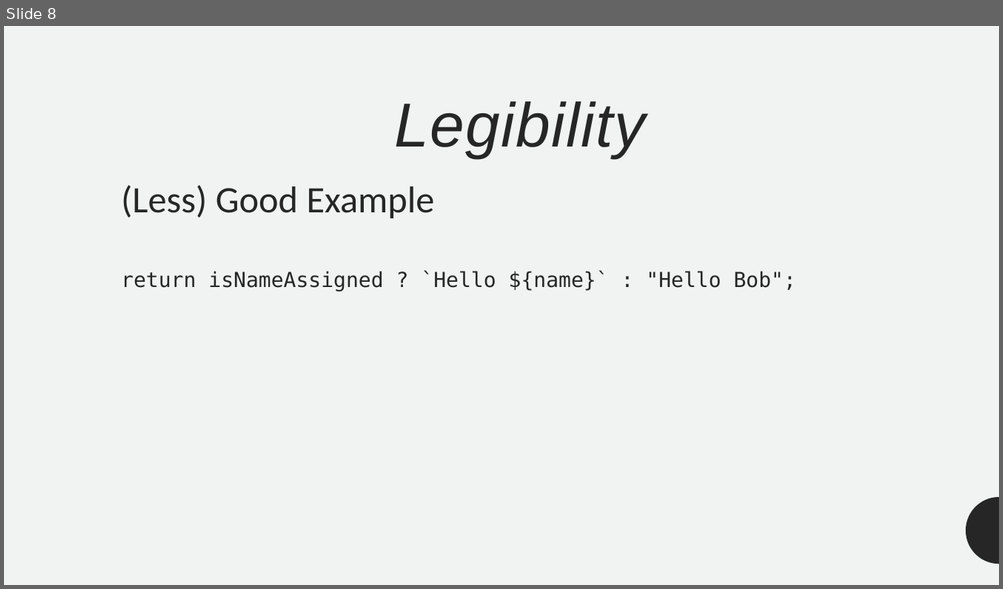
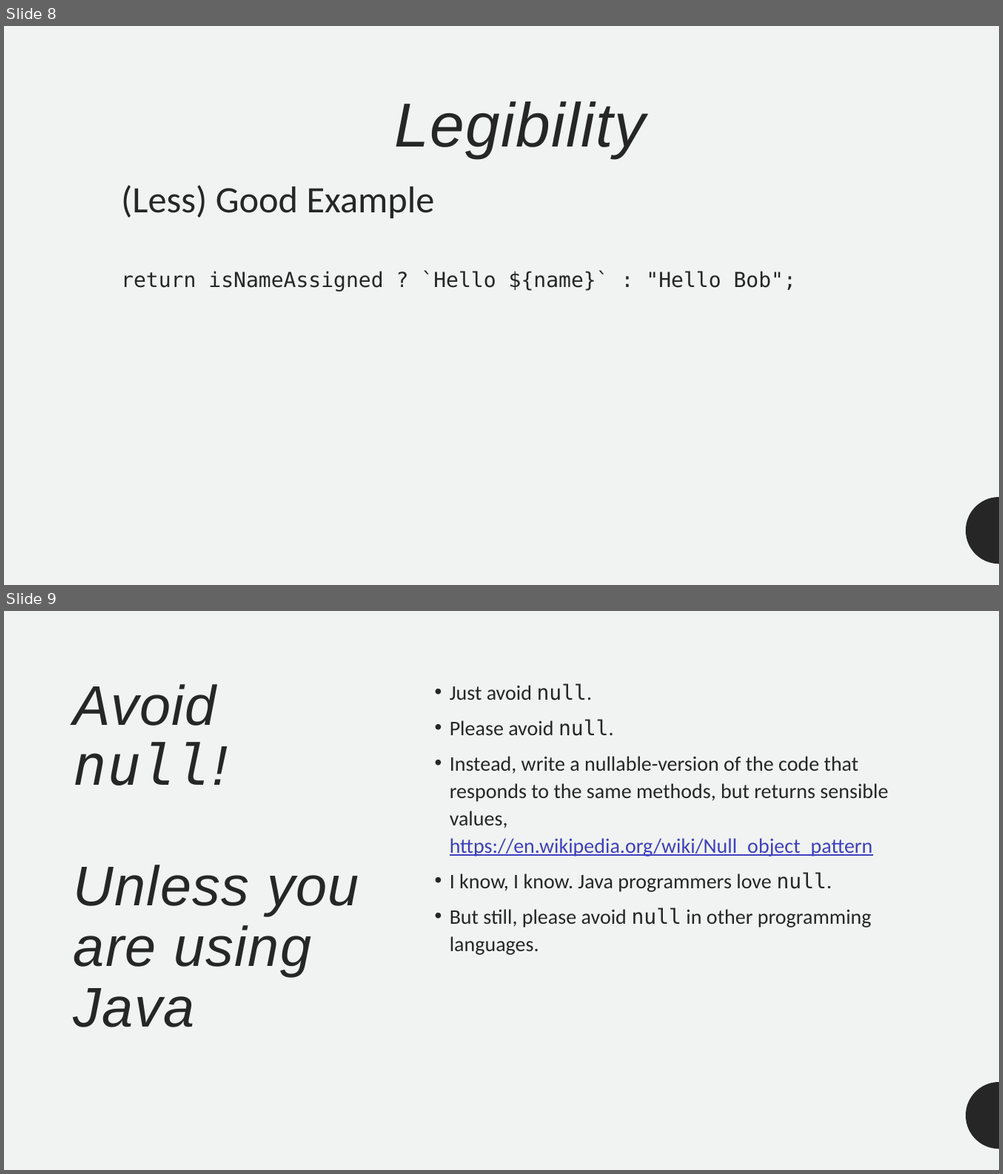
Before and after one commit to ofer987/presentations, a slide deck: code_review.pptx. Shown one above the other, each under a label of ours: slide 8 before the commit, slides 8 and 9 after it. The pictures are 1003x589 and 1003x1174 pixels, drawn with LibreOffice and Linux fonts; fonts in the diff are those of the drawing. Boxes give left, top, right and bottom in pixels: in the first picture for what was removed or moved away, otherwise in the second. Text is boxed around its words. In the diff, an @@ line names an element or a change of style, - is before the commit and + after.

Commit message:
Add more information for Code Review presentation

```diff
--- a/code_review.pptx
+++ b/code_review.pptx
@@ slide 9 added at (4, 611, 999, 1170), background #F0F3F2; not listed: 1 template element that a slide beside it also shows @@
@@ title added at (74, 684, 359, 1028), 54 pt, text #262626, italic @@
+Avoid null!
+Unless you are using Java
@@ text added at (449, 684, 888, 955), 20 pt, text #262626 @@
+• Just avoid null.
+• Please avoid null.
+• Instead, write a nullable-version of the code that responds to the same methods, but returns sensible values, https://en.wikipedia.org/wiki/Null_object_pattern
+• I know, I know. Java programmers love null.
+• But still, please avoid null in other programming languages.
```
